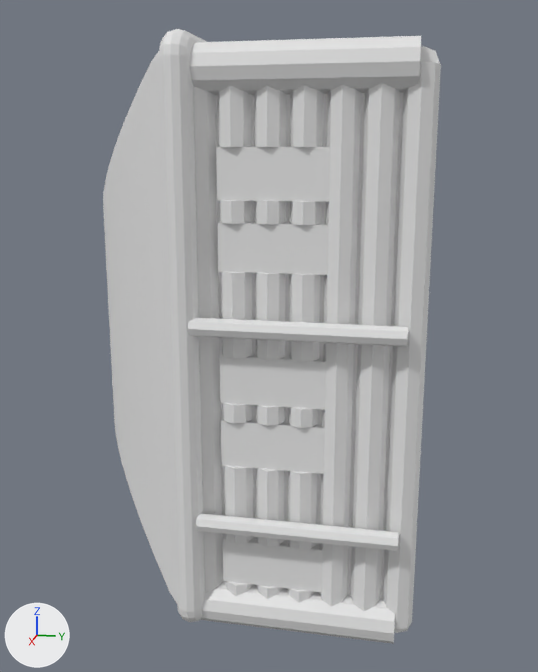
Before and after pictures for a commit that changed the OBJ model landstalker/data/proxies/house_726_e.obj.
Camera for both pictures: a 50 mm lens placed at (1102.8, -13.6, 663.3), pointed at (905.6, -53.0, 614.0). Lighting does not change. The marker at lower left points along +X, +Y and +Z. The first picture is the older version. Where no turn or scale is listed for an object, it has been applied to the vertices.

The first picture shows 'house_726_e'.
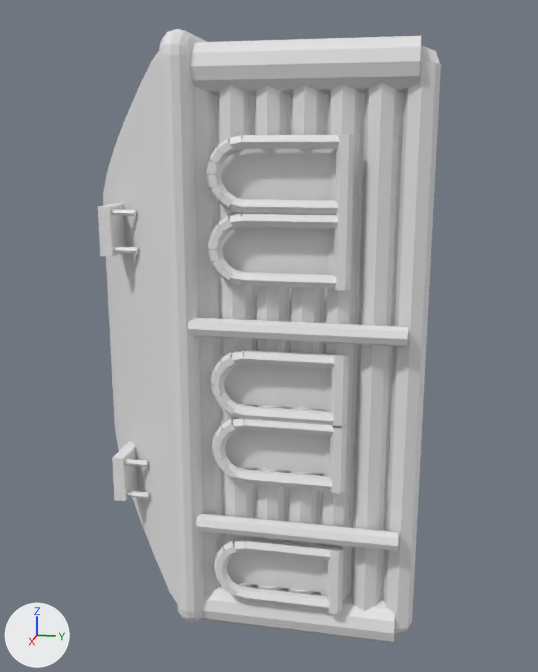
Pixel boxes (x1, y1, x2, y2) of what changed, in the pictures (538 x 672 px):
'house_726_e', reshaped: before (103, 29, 441, 644); after (98, 29, 441, 644)
part 1 of me_house_726_e, added: after (327, 545, 343, 614)
part 2 of me_house_726_e, added: after (330, 424, 347, 494)
part 3 of me_house_726_e, added: after (331, 354, 348, 426)
part 4 of me_house_726_e, added: after (113, 247, 138, 253)
part 5 of me_house_726_e, added: after (111, 209, 137, 216)
part 6 of me_house_726_e, added: after (98, 203, 125, 257)
part 7 of me_house_726_e, added: after (126, 491, 150, 499)
part 8 of me_house_726_e, added: after (125, 459, 148, 467)
part 9 of me_house_726_e, added: after (112, 441, 137, 501)
part 10 of me_house_726_e, added: after (206, 134, 354, 611)

What changed in the scene script:
```text
Change me_house_726_e:
    used by ob_house_726_e; location = (0.0, 0.0, 0.0)
    remove me_house_726_e.from_pydata(...)  # 1960 vertices, 3660 faces; spans x 865.5..945.0, y -99.7..-10.8, z 545.5..689.0
    add me_house_726_e.from_pydata(...)  # 2706 vertices, 4940 faces; spans x 865.5..945.0, y -99.7..-10.8, z 545.5..689.0
    me_house_726_e part 1: a new loose piece, a 6-sided cylinder along z spanning x 941.0..944.2, y -31.3..-27.7, z 555.5..572.0
    me_house_726_e part 2: a new loose piece, a 6-sided cylinder along z spanning x 941.0..944.2, y -31.3..-27.7, z 587.0..603.5
    me_house_726_e part 3: a new loose piece, a 6-sided cylinder along z spanning x 941.0..944.2, y -31.3..-27.7, z 603.0..619.5
    me_house_726_e part 4: a new loose piece, a 6-sided cylinder along y spanning x 930.8..932.4, y -86.4..-80.4, z 639.6..641.0
    me_house_726_e part 5: a new loose piece, a 6-sided cylinder along y spanning x 930.8..932.4, y -86.4..-80.4, z 648.6..650.0
    me_house_726_e part 6: a new loose piece, a box spanning x 921.1..933.1, y -89.4..-86.4, z 638.8..650.8
    me_house_726_e part 7: a new loose piece, a 6-sided cylinder along y spanning x 931.4..933.0, y -85.9..-79.9, z 575.3..576.7
    me_house_726_e part 8: a new loose piece, a 6-sided cylinder along y spanning x 931.4..933.0, y -85.9..-79.9, z 584.3..585.7
    me_house_726_e part 9: a new loose piece, a box spanning x 921.7..933.7, y -88.9..-85.9, z 574.5..586.5
    me_house_726_e part 10: 598 vertices added at x 940.8..944.2, y -59.6..-27.7, z 555.6..667.0
    other edits to the shape of me_house_726_e do not show in these pictures
```
